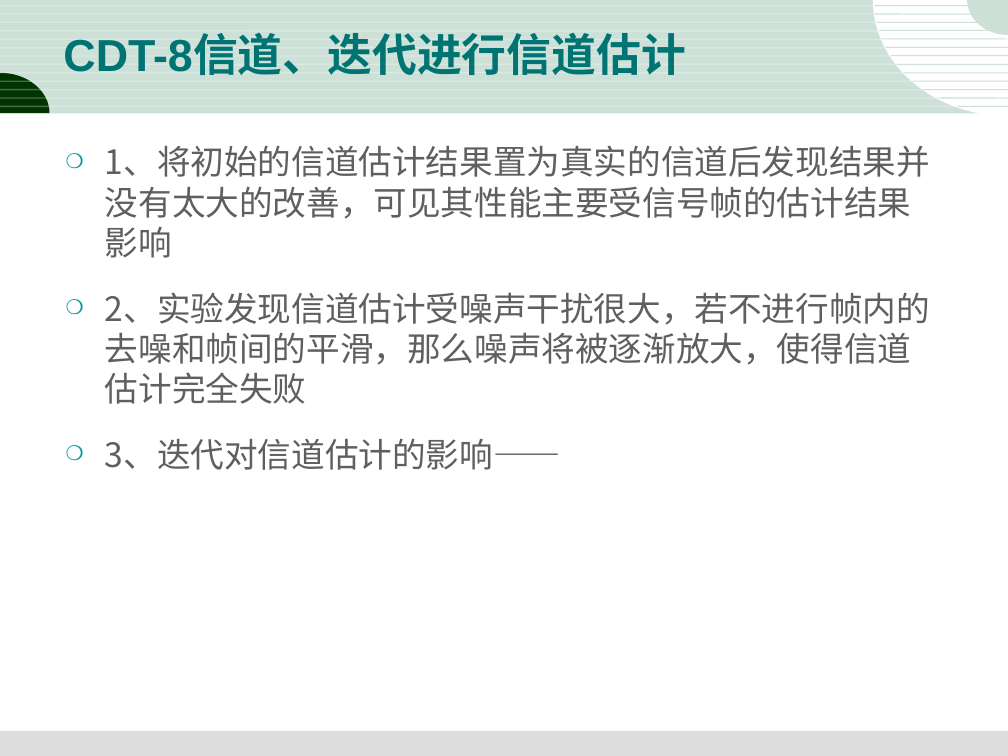
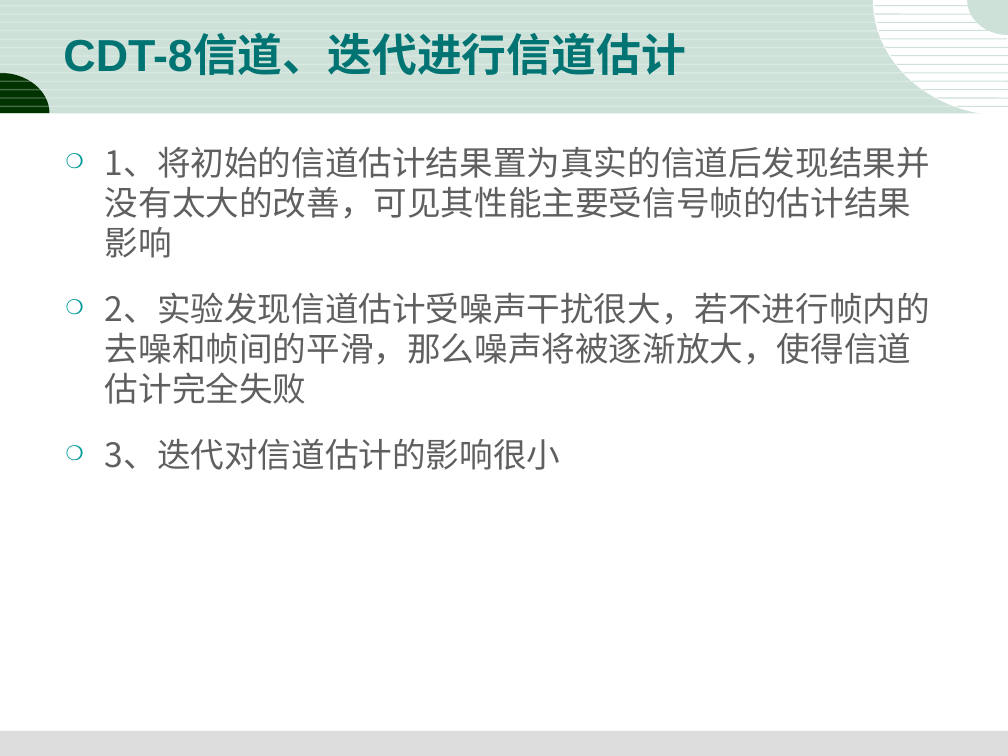
Before and after one commit to dandanJing/DTMB2.0, a slide deck: slide 22 of 3-18.DTMB2.0报告结果.ppt. Drawn at 1008x756 pixels with LibreOffice and Linux fonts; fonts in the diff are those of the drawing. Boxes give left, top, right and bottom in pixels: in the first picture for what was removed or moved away, otherwise in the second. Text is boxed around its words. In the diff, an @@ line names an element or a change of style, - is before the commit and + after.

```diff
--- a/3-18.DTMB2.0报告结果.ppt
+++ b/3-18.DTMB2.0报告结果.ppt
@@ text at bbox=[105, 438, 560, 470]: text changed @@
-❍ 3、迭代对信道估计的影响——
+❍ 3、迭代对信道估计的影响很小
```
Also in this commit, not shown: 2 other slides changed, 3 other files.
